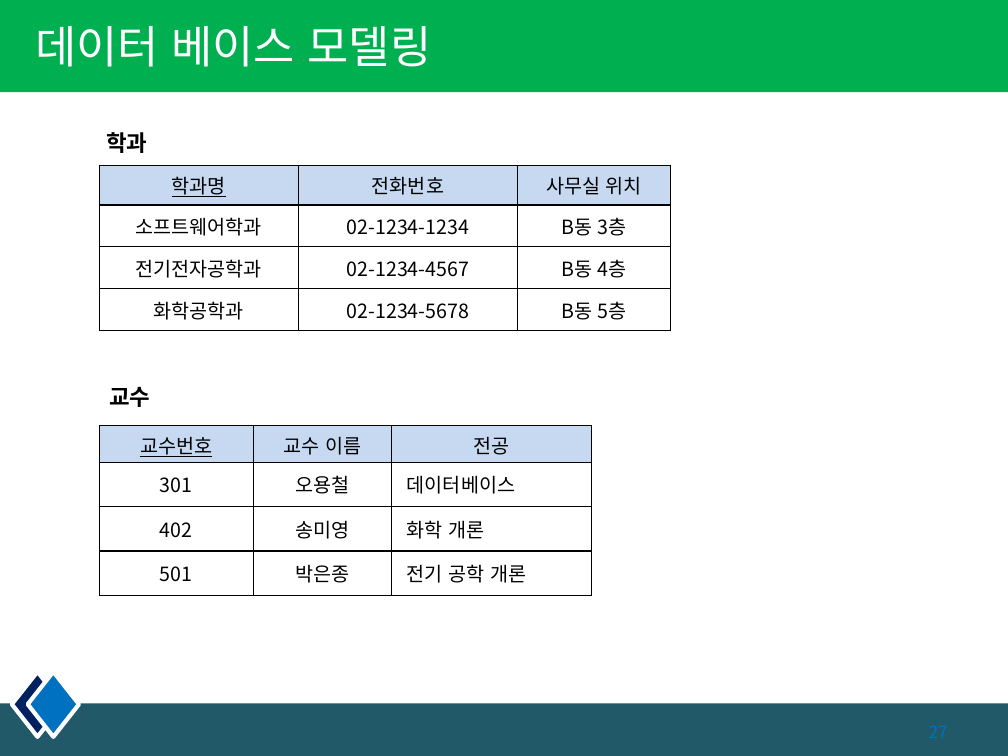
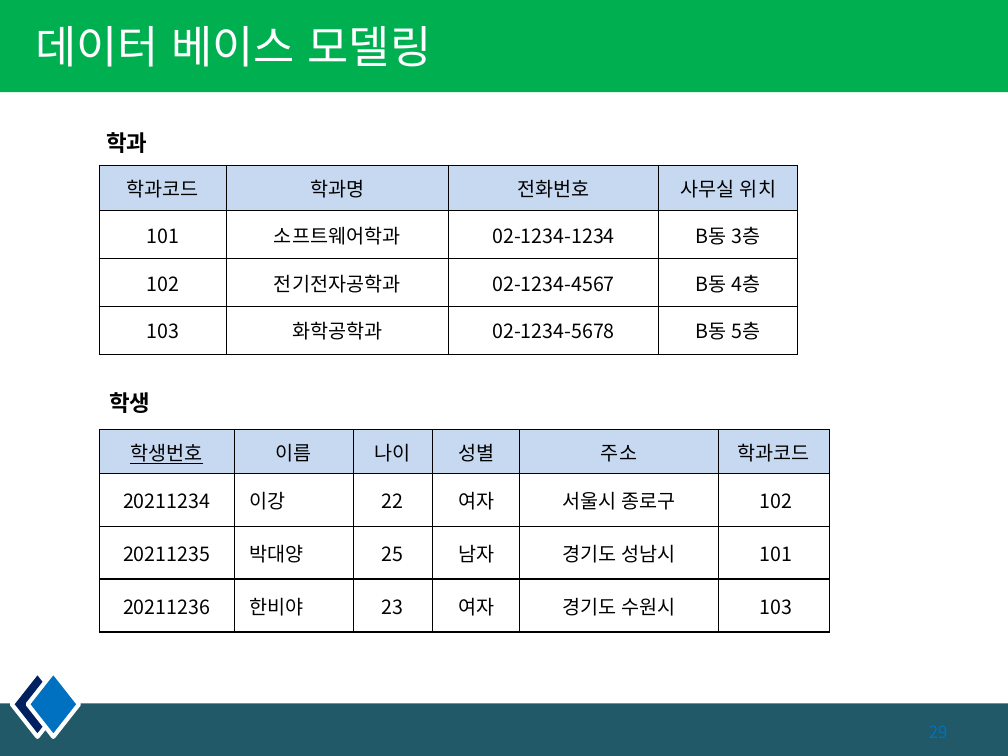
Before and after one commit to pshho/sqlWorks, a slide deck: slide 29 of 자료/sqld/DB_PPT/3장. 데이터 모델링.pptx (slide 27 before the commit). Drawn at 1008x756 pixels with LibreOffice and Linux fonts; fonts in the diff are those of the drawing. Boxes give left, top, right and bottom in pixels: in the first picture for what was removed or moved away, otherwise in the second. Text is boxed around its words. In the diff, an @@ line names an element or a change of style, - is before the commit and + after.

```diff
--- a/자료/sqld/DB_PPT/3장. 데이터 모델링.pptx
+++ b/자료/sqld/DB_PPT/3장. 데이터 모델링.pptx
@@ table at (99, 165, 797, 354) @@
+column 1: 학과코드 | 101 | 102 | 103
@@ table: place and size @@
-table at (99, 165, 670, 331)
+table at (99, 165, 797, 354)
@@ text removed at (109, 387, 150, 407) @@
-교수
@@ text added at (109, 392, 150, 413), 16 pt, text #000000, bold @@
+학생
@@ table removed at (99, 425, 591, 596), 4 rows, 3 columns @@
-교수번호 | 교수 이름 | 전공
-301 | 오용철 | 데이터베이스
-402 | 송미영 | 화학 개론
-501 | 박은종 | 전기 공학 개론
@@ table added at (99, 429, 830, 632), 4 rows, 6 columns @@
+학생번호 | 이름 | 나이 | 성별 | 주소 | 학과코드
+20211234 | 이강 | 22 | 여자 | 서울시 종로구 | 102
+20211235 | 박대양 | 25 | 남자 | 경기도 성남시 | 101
+20211236 | 한비야 | 23 | 여자 | 경기도 수원시 | 103
```
Also in this commit, not shown: 2 other slides changed, 2 slides added, 3 slides removed, 6 other files.
